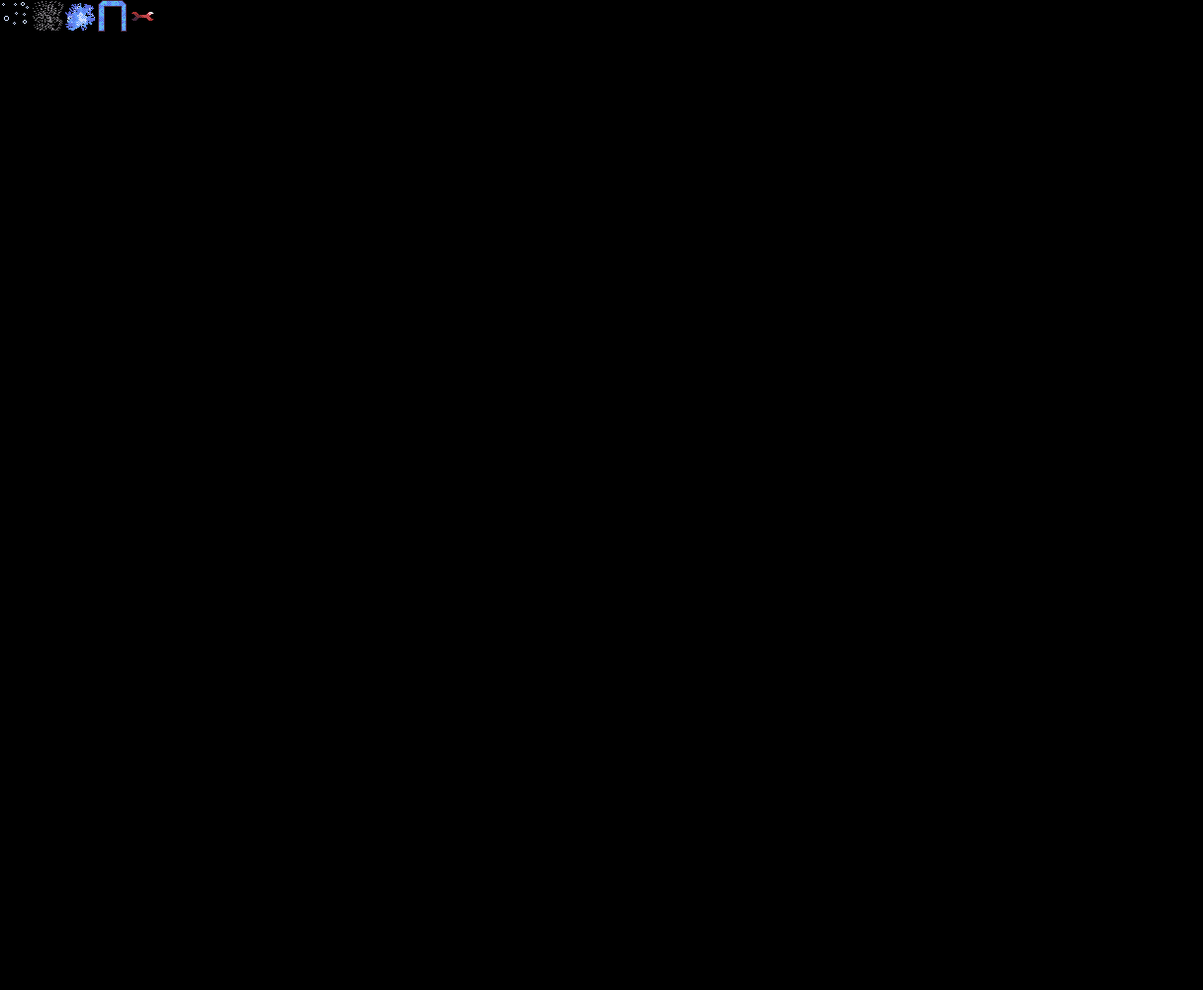
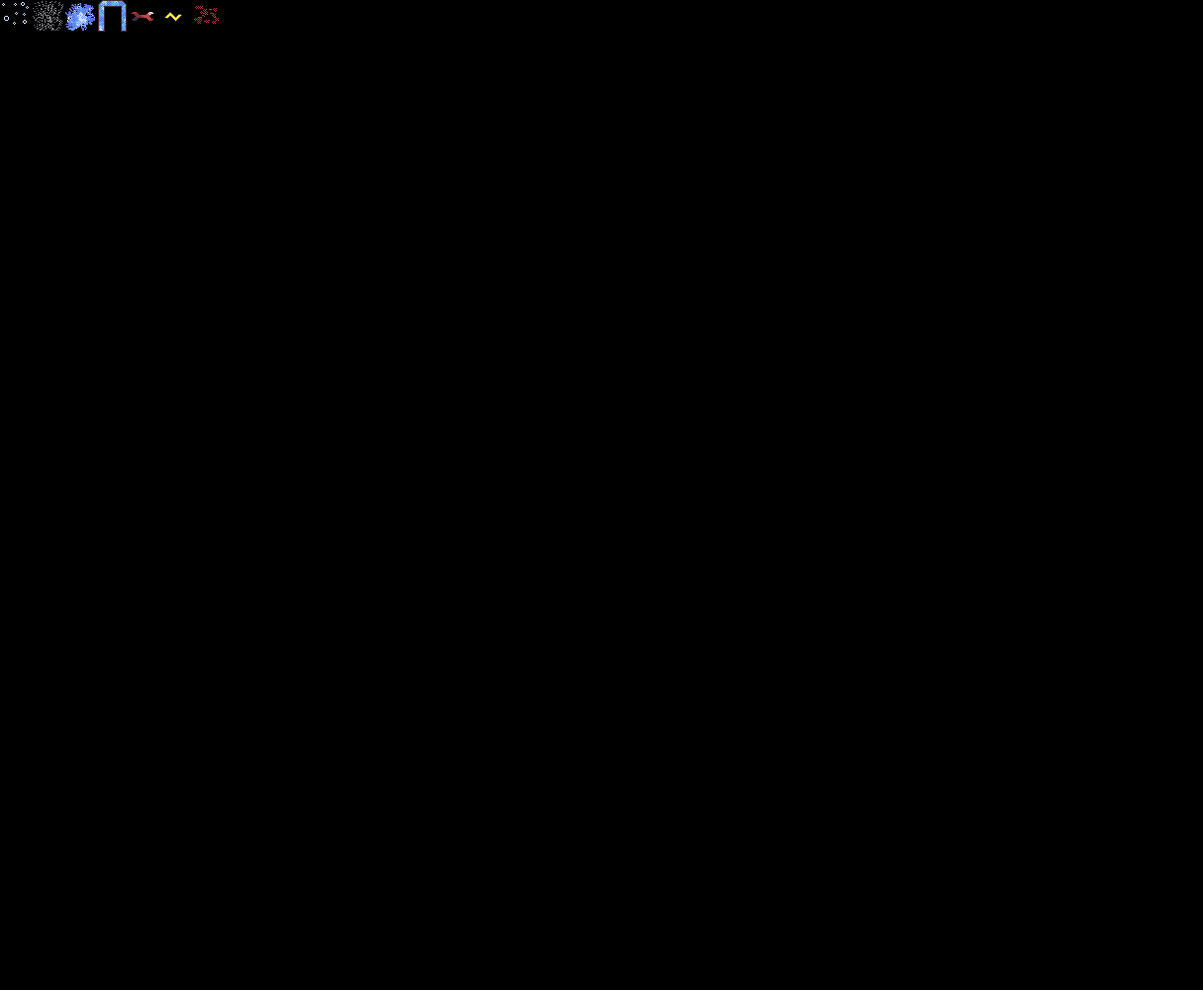
Revision of a layered 1203px x 990px image; what changed, layer by layer:
painted on "EffectTiles.gif" over [99, 0, 219, 31]
